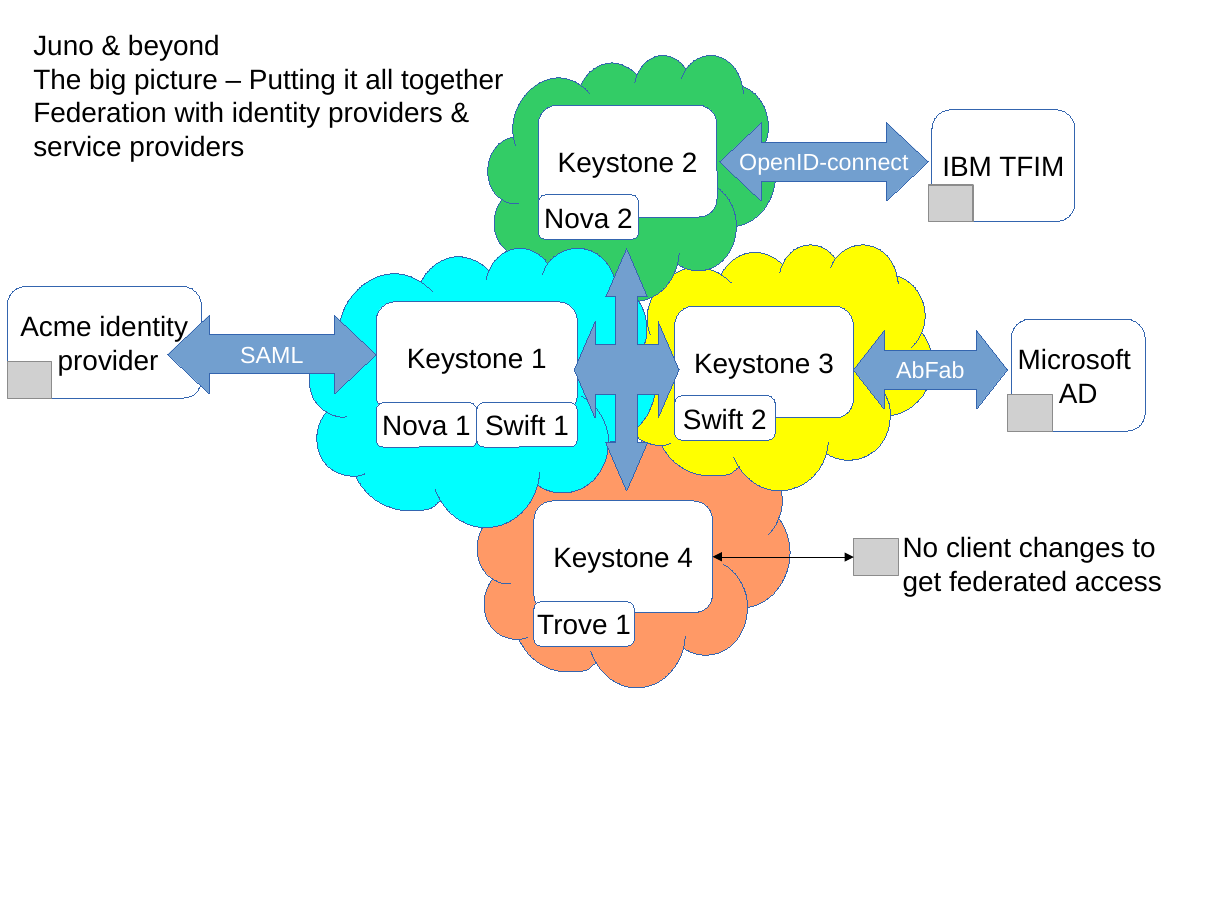
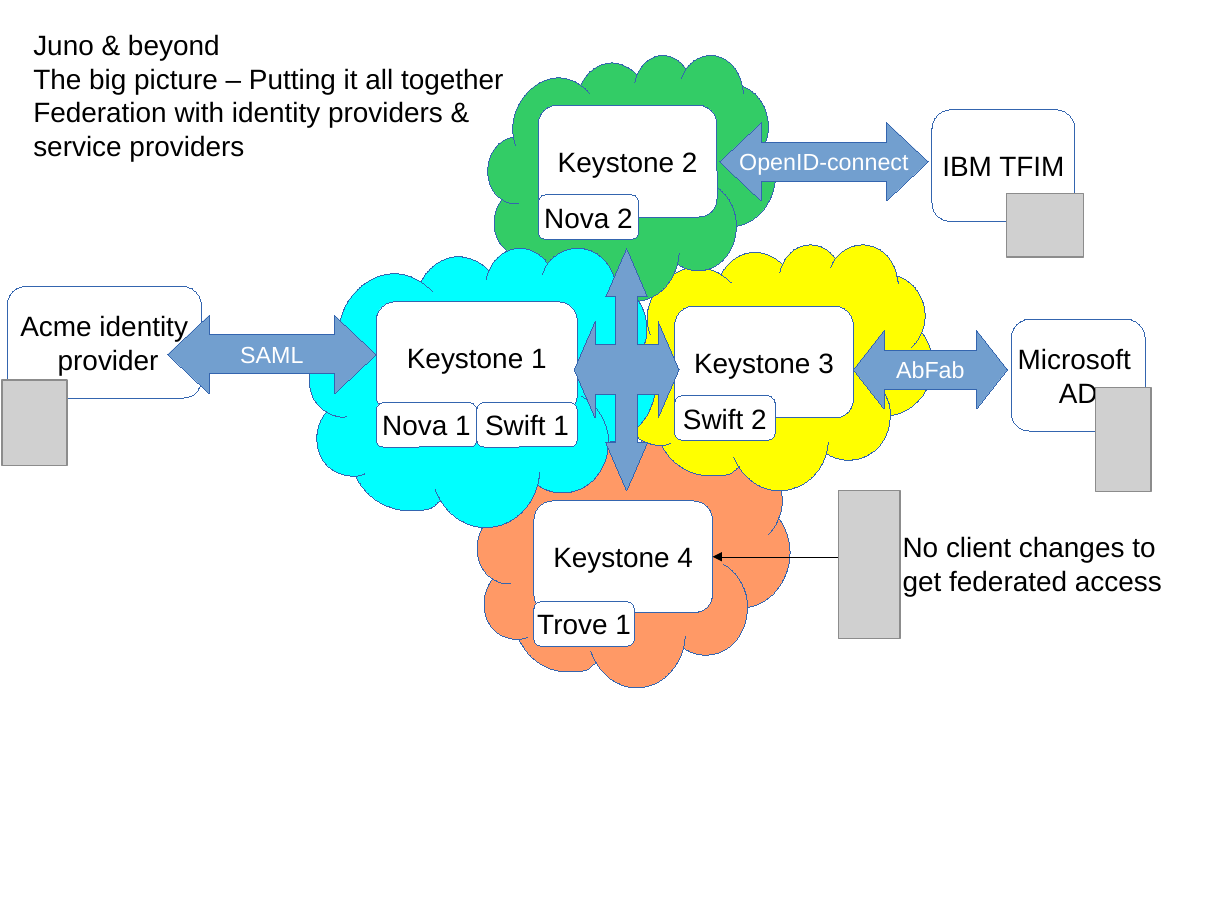
Before and after one commit to joesavak/OpenStackFederation, a slide deck: slide 13 of os-federation.odp. Drawn at 1232x924 pixels with LibreOffice and Linux fonts; fonts in the diff are those of the drawing; grey boxes stand for pictures. Boxes give left, top, right and bottom in pixels: in the first picture for what was removed or moved away, otherwise in the second. Text is boxed around its words. In the diff, an @@ line names an element or a change of style, - is before the commit and + after.

```diff
--- a/os-federation.odp
+++ b/os-federation.odp
@@ picture: place and size @@
-picture at [7, 362, 51, 399]
+picture at [1007, 193, 1084, 257]
@@ picture: place and size @@
-picture at [854, 539, 899, 576]
+picture at [2, 380, 67, 466]
@@ picture: place and size @@
-picture at [1008, 395, 1053, 432]
+picture at [1097, 388, 1152, 492]
@@ picture: place and size @@
-picture at [929, 184, 974, 221]
+picture at [838, 491, 900, 638]
@@ elbow double arrow (713, 557) - (854, 558): route changed @@
```
Also in this commit, not shown: 2 other slides changed.
